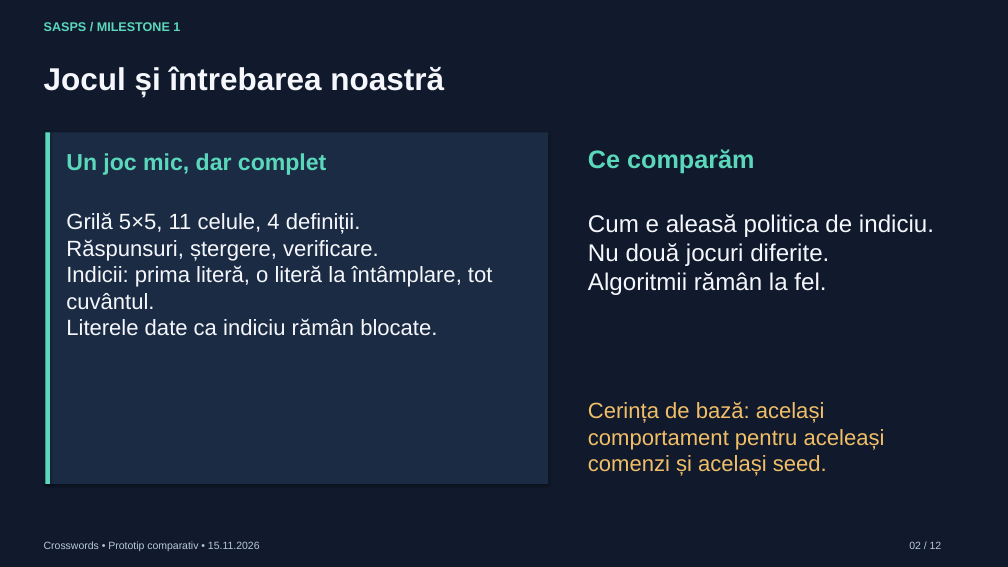
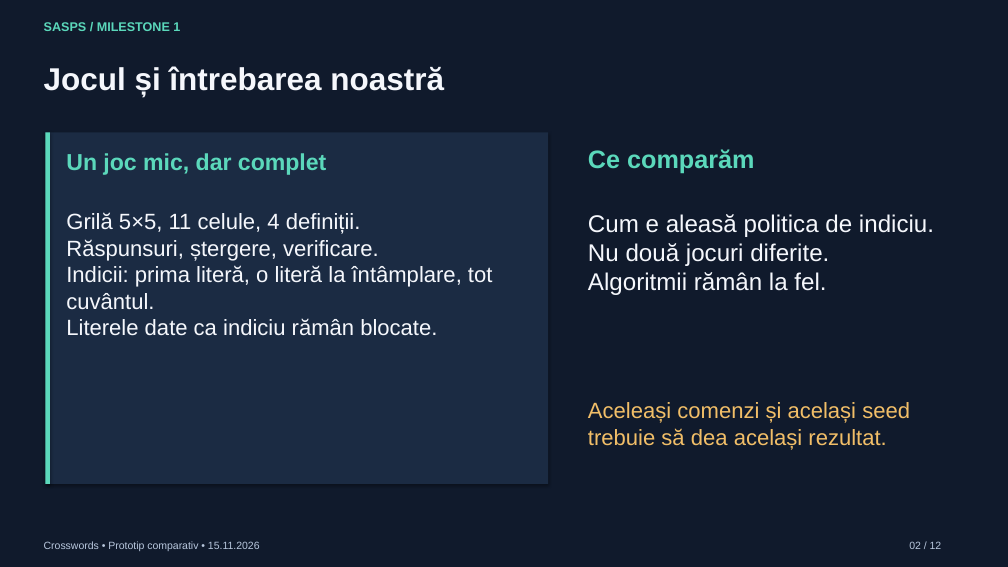
Before and after one commit to nadolualex/sasps-crosswords, a slide deck: slide 2 of presentation/SASPS_M1_Crosswords.pptx. Drawn at 1008x567 pixels with LibreOffice and Linux fonts; fonts in the diff are those of the drawing. Boxes give left, top, right and bottom in pixels: in the first picture for what was removed or moved away, otherwise in the second. Text is boxed around its words. In the diff, an @@ line names an element or a change of style, - is before the commit and + after.

```diff
--- a/presentation/SASPS_M1_Crosswords.pptx
+++ b/presentation/SASPS_M1_Crosswords.pptx
@@ text at <box>588,402,910,450</box>: text changed @@
-Cerința de bază: același
-comportament pentru aceleași
-comenzi și același seed.
+Aceleași comenzi și același seed
+trebuie să dea același rezultat.
```
Also in this commit, not shown: 6 other slides changed, 9 other files.
